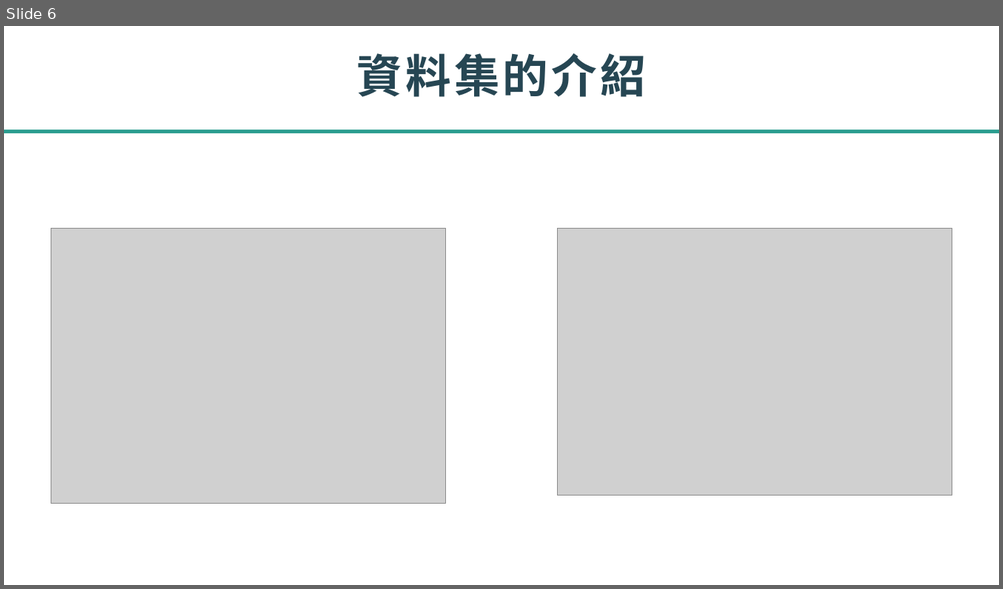
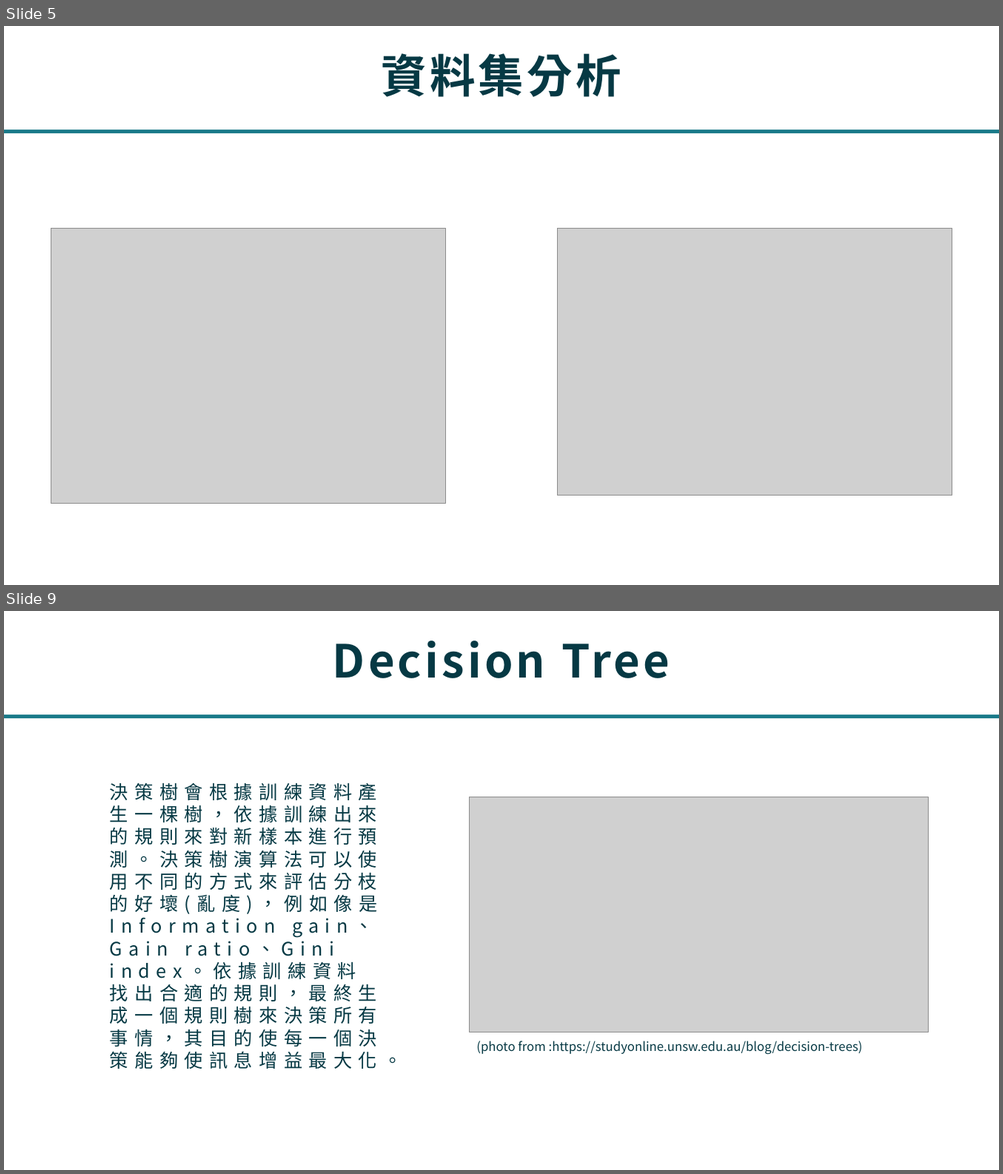
Before and after one commit to jhuangyahui/datamining, a slide deck: datamining.pptx. Shown one above the other, each under a label of ours: slide 6 before the commit, slides 5 and 9 after it; the slides between them are not shown. The pictures are 1003x589 and 1003x1174 pixels, drawn with LibreOffice and Linux fonts; fonts in the diff are those of the drawing; grey boxes stand for pictures. Boxes give left, top, right and bottom in pixels: in the first picture for what was removed or moved away, otherwise in the second. Text is boxed around its words. In the diff, an @@ line names an element or a change of style, - is before the commit and + after.

```diff
--- a/datamining.pptx
+++ b/datamining.pptx
@@ slide 9 added at (4,611,999,1170), background #FFFFFF; not listed: 1 template element that a slide beside it also shows @@
@@ title added at (4,611,999,715), fill #FFFFFF, 44 pt, text #063944, bold @@
+Decision Tree
@@ text added at (110,783,402,1069), 18 pt, text #063944 @@
+決策樹會根據訓練資料產生一棵樹，依據訓練出來的規則來對新樣本進行預測。決策樹演算法可以使用不同的方式來評估分枝的好壞(亂度)，例如像是 Information gain、Gain ratio、Gini index。依據訓練資料找出合適的規則，最終生成一個規則樹來決策所有事情，其目的使每一個決策能夠使訊息增益最大化。
@@ picture added at (469,797,928,1033) @@
@@ text added at (476,1041,862,1055), 12 pt, text #063944 @@
+(photo from :https://studyonline.unsw.edu.au/blog/decision-trees)
@@ what was slide 6 is now slide 5 @@
@@ slide 5 changed as well @@
@@ title at (381,53,621,97): text changed; text colour #264653 to #063944 @@
-資料集的介紹
+資料集分析
@@ rectangle at (4,130,999,133): fill #2A9D8F to #197A89 @@
```
Also in this commit, not shown: 8 other slides changed, 10 other slides added, 3 slides removed, 11 other files.
